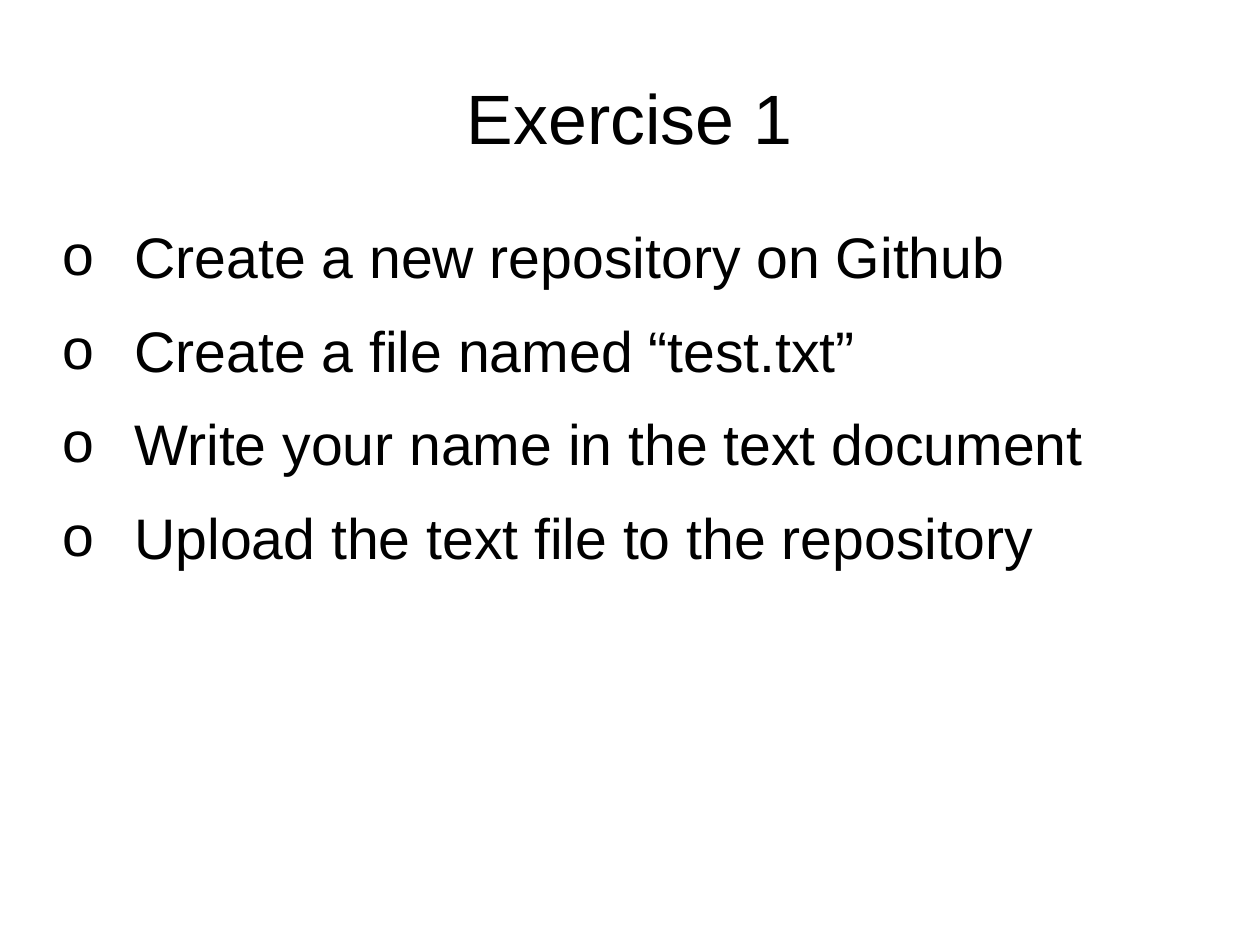
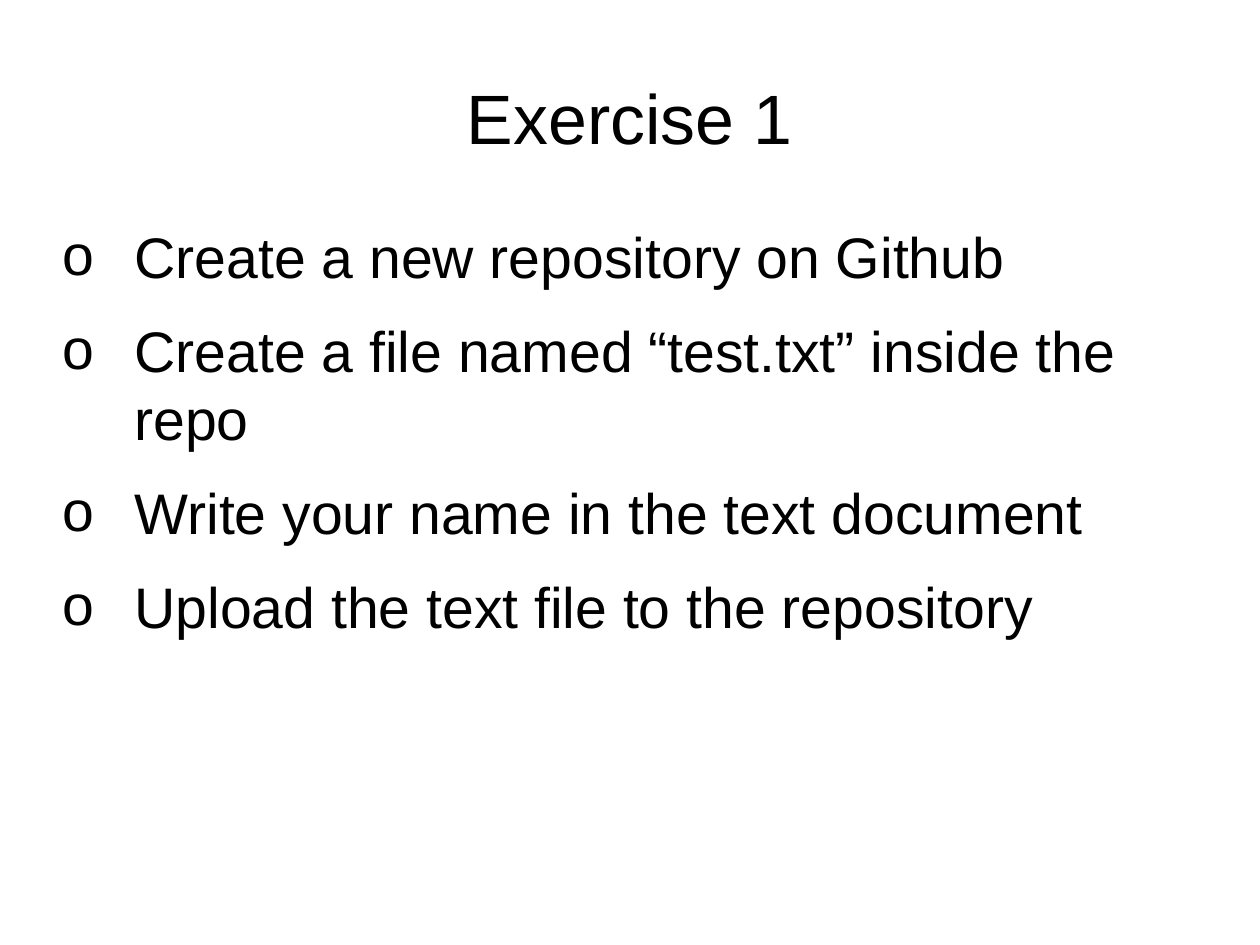
Before and after one commit to rachelplayer/isg-playground, a slide deck: slide 26 of git_workshop.pptx (slide 23 before the commit). Drawn at 1260x945 pixels with LibreOffice and Linux fonts; fonts in the diff are those of the drawing. Boxes give left, top, right and bottom in pixels: in the first picture for what was removed or moved away, otherwise in the second. Text is boxed around its words. In the diff, an @@ line names an element or a change of style, - is before the commit and + after.

```diff
--- a/git_workshop.pptx
+++ b/git_workshop.pptx
@@ text at box(134, 330, 1115, 451): text changed @@
-o Create a file named “test.txt”
+o Create a file named “test.txt” inside the repo
```
Also in this commit, not shown: 7 other slides changed, 3 slides added, 1 other file.
